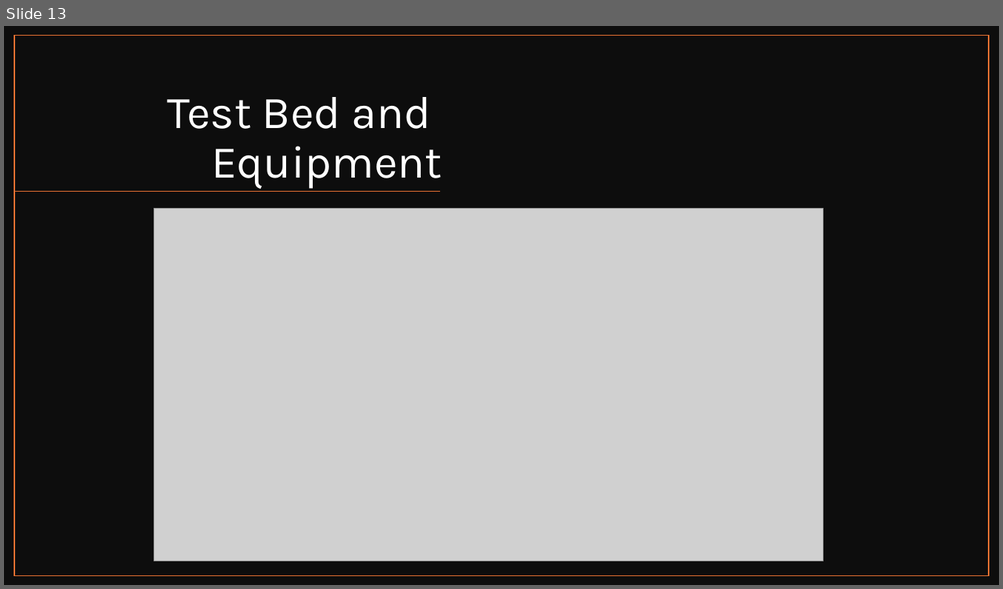
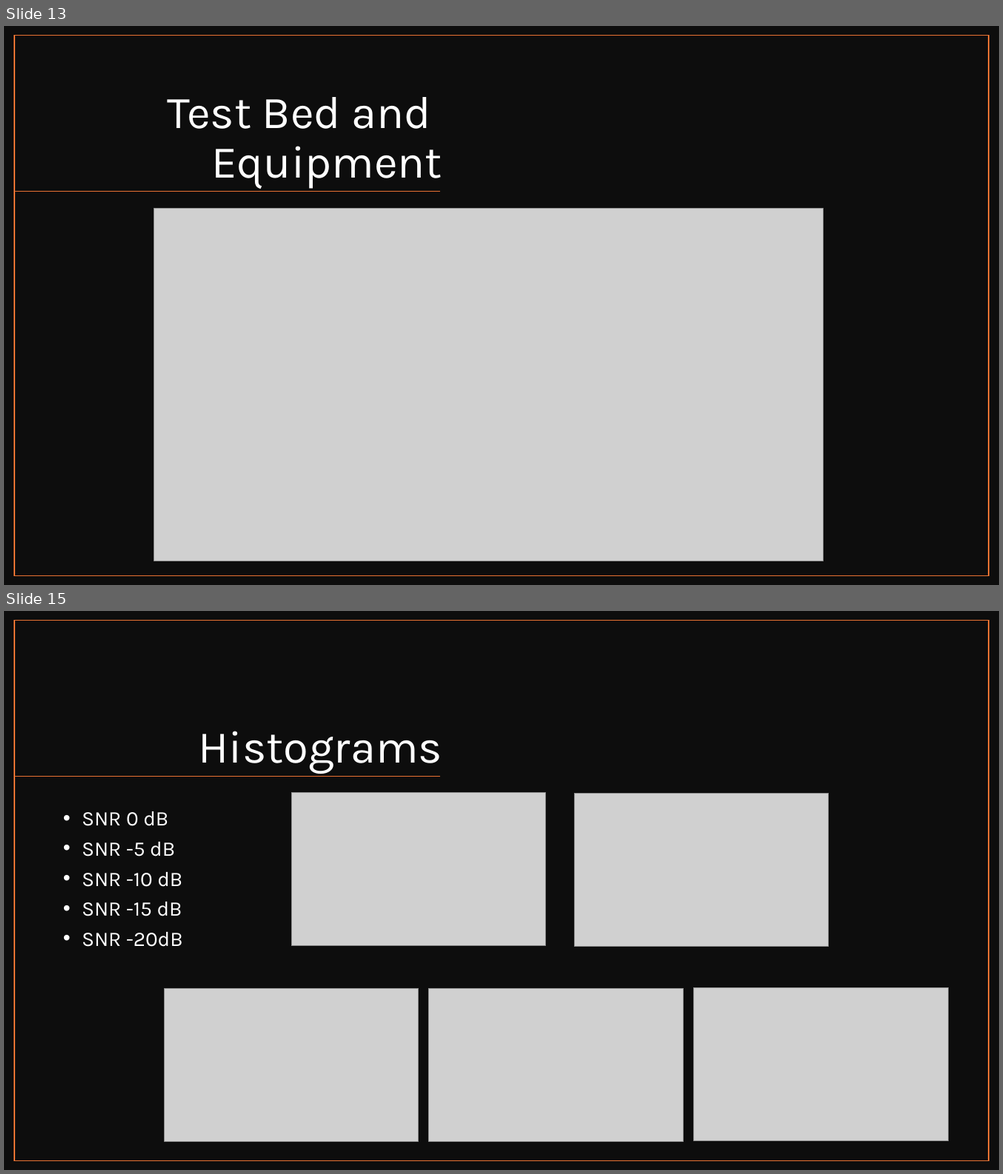
Before and after one commit to Brycycle/WES-CAPSTONE, a slide deck: Capstone Mid-Quarter Update_Bryce Rooney.pptx. Shown one above the other, each under a label of ours: slide 13 before the commit, slides 13 and 15 after it; the slides between them are not shown. The pictures are 1003x589 and 1003x1174 pixels, drawn with LibreOffice and Linux fonts; fonts in the diff are those of the drawing; grey boxes stand for pictures. Boxes give left, top, right and bottom in pixels: in the first picture for what was removed or moved away, otherwise in the second. Text is boxed around its words. In the diff, an @@ line names an element or a change of style, - is before the commit and + after.

```diff
--- a/Capstone Mid-Quarter Update_Bryce Rooney.pptx
+++ b/Capstone Mid-Quarter Update_Bryce Rooney.pptx
@@ slide 15 added at box(4, 611, 999, 1170), background #FFFFFF @@
@@ rectangle added at box(4, 611, 999, 1170), fill #0D0D0D @@
@@ rectangle added at box(14, 621, 989, 1162), outline #E97132 1 pt @@
@@ title added at box(199, 731, 442, 774), 44 pt, text #FFFFFF @@
+Histograms
@@ line added from (441, 777) to (14, 777), #E97132 1 pt @@
@@ picture added at box(291, 793, 546, 946) @@
@@ picture added at box(574, 794, 828, 947) @@
@@ text added at box(82, 812, 183, 947), 20 pt, text #FFFFFF @@
+  • SNR 0 dB
+  • SNR -5 dB
+  • SNR -10 dB
+  • SNR -15 dB
+  • SNR -20dB
@@ picture added at box(694, 988, 948, 1141) @@
@@ picture added at box(164, 988, 418, 1142) @@
@@ picture added at box(429, 988, 683, 1142) @@
```
Also in this commit, not shown: 2 slides changed, 7 other slides added.
